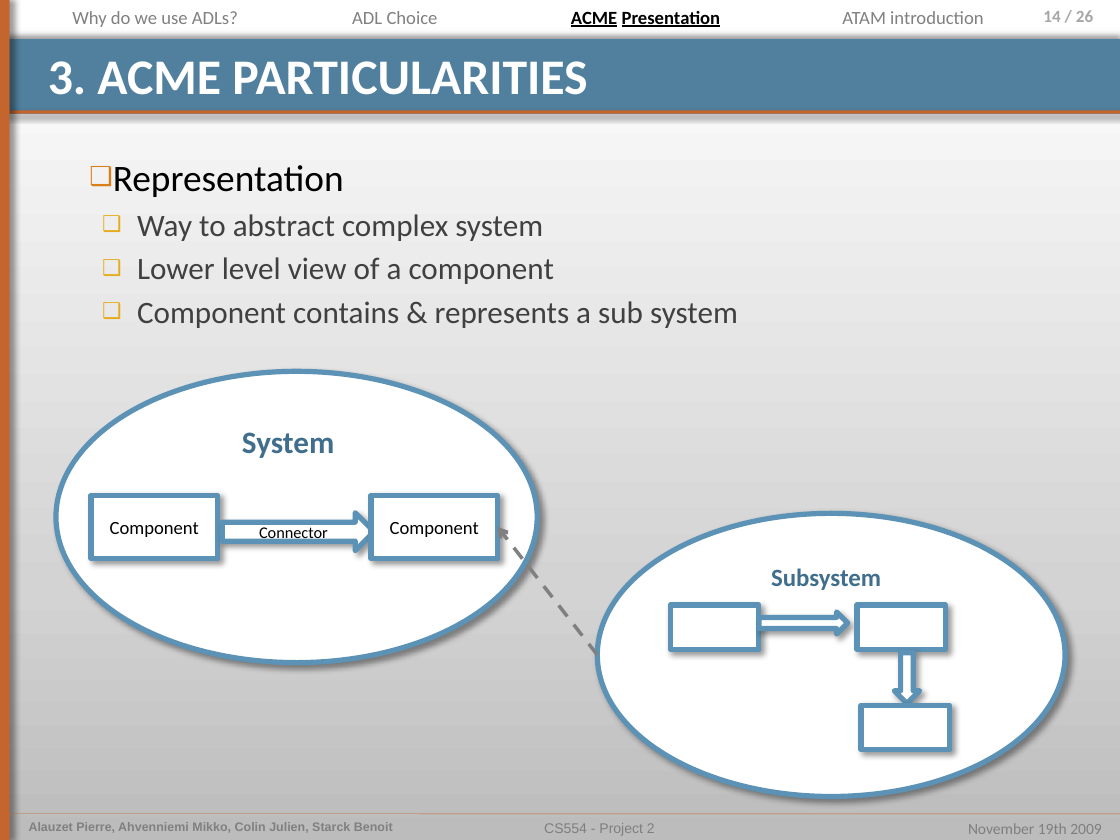
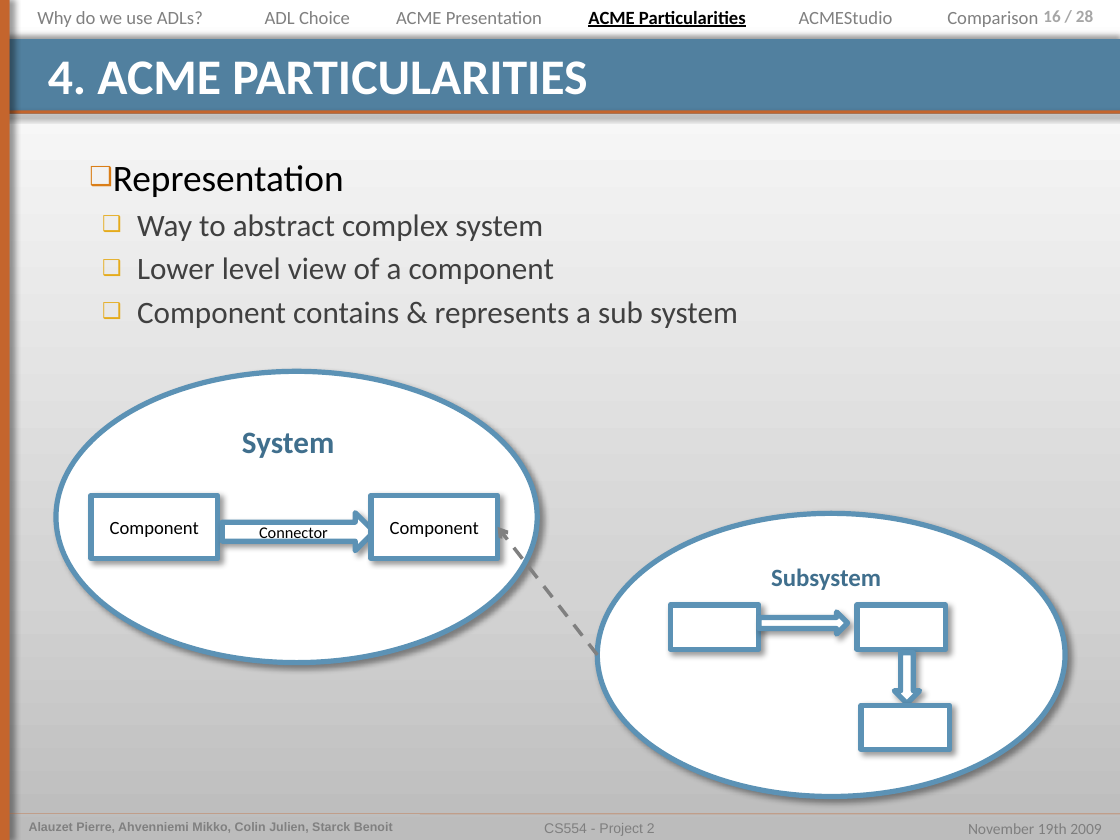
Before and after one commit to pierrealauzet/euroteam, a slide deck: slide 16 of Project 2/Part2/CS554_EuroTeam_Project2_OP5_jul.pptx (slide 14 before the commit). Drawn at 1120x840 pixels with LibreOffice and Linux fonts; fonts in the diff are those of the drawing. Boxes give left, top, right and bottom in pixels: in the first picture for what was removed or moved away, otherwise in the second. Text is boxed around its words. In the diff, an @@ line names an element or a change of style, - is before the commit and + after.

```diff
--- a/Project 2/Part2/CS554_EuroTeam_Project2_OP5_jul.pptx
+++ b/Project 2/Part2/CS554_EuroTeam_Project2_OP5_jul.pptx
@@ text "Why do we use ADLs?": place and size @@
-text "Why do we use ADLs?" at <box>72,11,238,27</box>
+text "Why do we use ADLs?" at <box>37,11,203,27</box>
@@ text "ADL Choice": place and size @@
-text "ADL Choice" at <box>352,11,438,24</box>
+text "ADL Choice" at <box>265,11,350,24</box>
@@ text "ACME Presentation": place and size @@
-text "ACME Presentation" at <box>571,11,721,27</box>
+text "ACME Presentation" at <box>396,11,542,24</box>
@@ text "ACME Presentation" at <box>396,11,542,24</box>: text colour #000000 to #808080, bold off, underline off @@
@@ text added at <box>588,11,746,27</box>, 12 pt, text #000000, bold, underline @@
+ACME Particularities
@@ text added at <box>799,11,893,24</box>, 12 pt, text #808080 @@
+ACMEStudio
@@ text removed at <box>842,11,984,24</box> @@
-ATAM introduction
@@ text added at <box>947,11,1038,27</box>, 12 pt, text #808080 @@
+Comparison
@@ page number at <box>1043,10,1093,22</box>: text changed @@
-14 / 26
+16 / 28
@@ title at <box>48,61,587,95</box>: text changed @@
-3. ACME PARTICULARITIES
+4. ACME PARTICULARITIES
```
Also in this commit, not shown: 20 other slides changed, 4 slides added, 1 slide removed, 2 other files.
